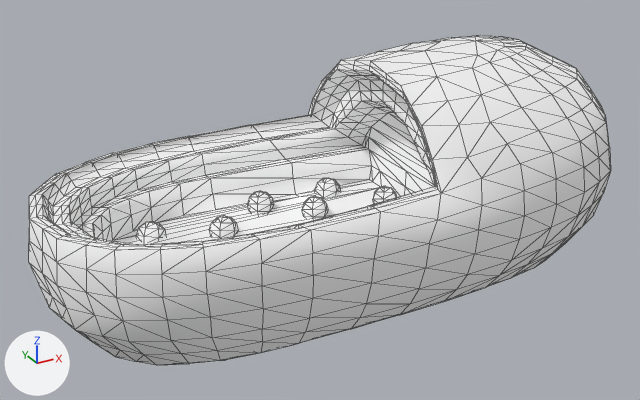
An edit to the glTF model scene.glb, drawn before and after from the same camera.
The view is the same before and after, from a 50 mm camera at (-6.16, -10.48, 5.13) aimed at (-0.32, 0.13, -0.18). Every picture has the same lights, and +X, +Y and +Z are marked at lower left. Mesh edges are drawn as thin lines.

Names of what the first picture shows: 'Sphere', 'cell'.
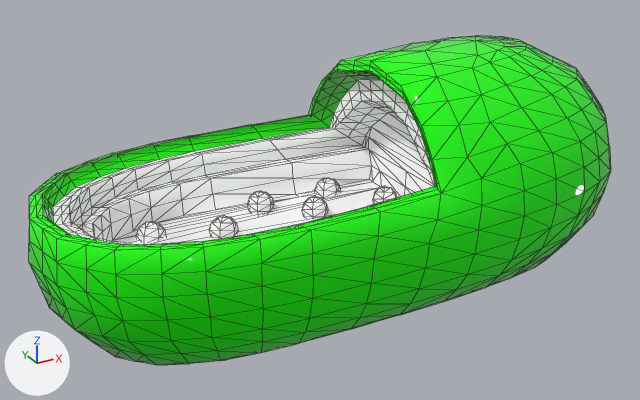
Pixel boxes (x1, y1, x2, y2) of what changed, in the pictures (640 x 400 px):
'cell', surface changed (white to green): (29, 35, 611, 365) in both

What changed in the scene script:
```text
Add img_untitled_002:
    img_untitled_002 = load_image('Untitled.002', '_unpacked/Untitled.002', 1024, 1024, 'sRGB')
Change mat_capsule:
    remove mat_capsule.base_color = (1.0, 1.0, 1.0)  # white #ffffff
    mat_capsule.metallic: 1.0 -> 0.0
    add mat_capsule.texture = img_untitled_002
    mat_capsule.roughness: 1.0 -> 0.0
```
